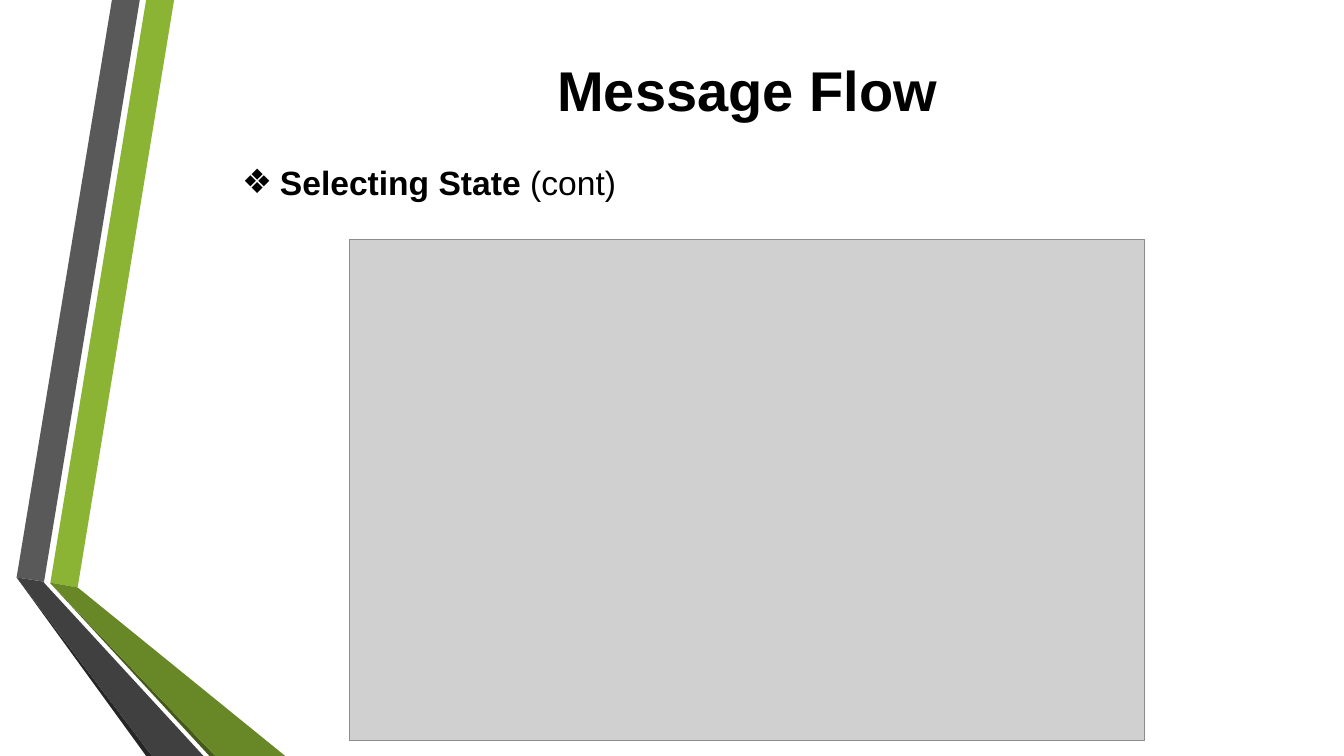
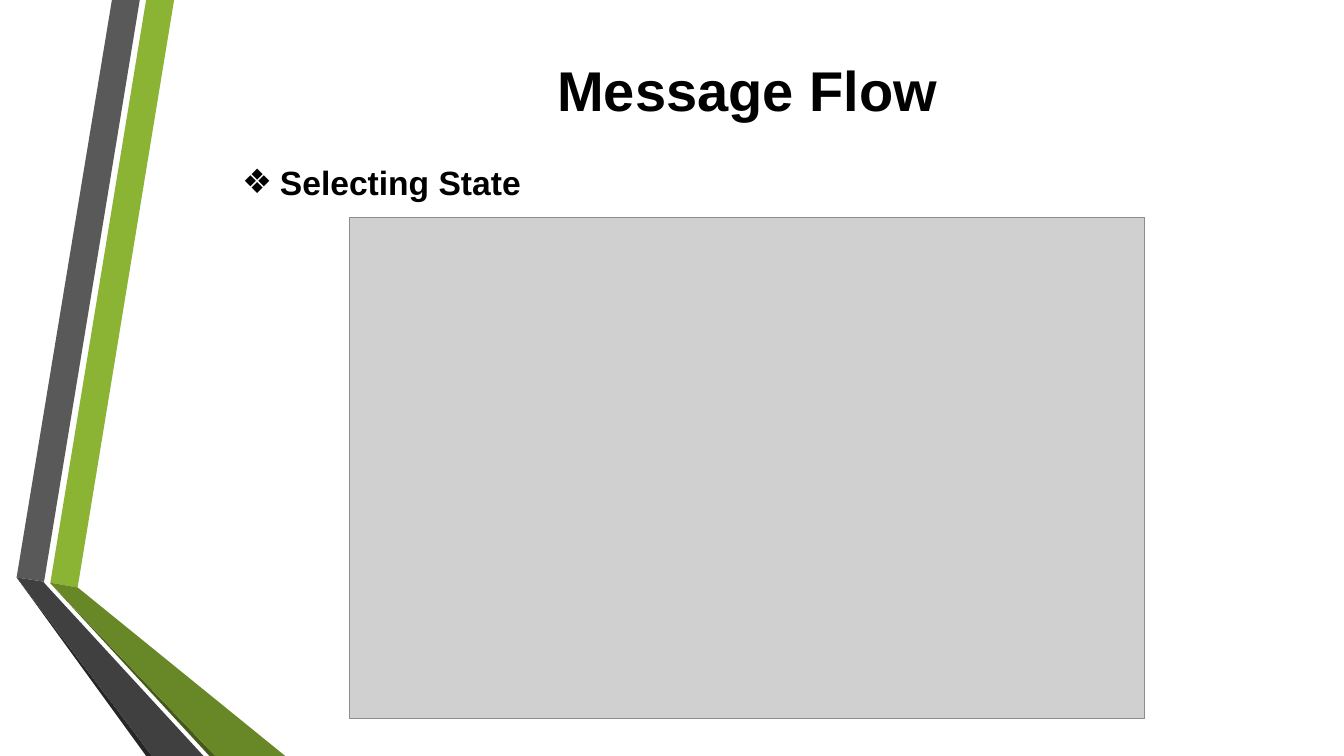
Before and after one commit to tiendatdk3493/Tai_Lieu, a slide deck: slide 16 of Dynamic Host Configuration Protocol (DHCP) Overview.pptx. Drawn at 1344x756 pixels with LibreOffice and Linux fonts; fonts in the diff are those of the drawing; grey boxes stand for pictures; background and template pictures are left out. Boxes give left, top, right and bottom in pixels: in the first picture for what was removed or moved away, otherwise in the second. Text is boxed around its words. In the diff, an @@ line names an element or a change of style, - is before the commit and + after.

```diff
--- a/Dynamic Host Configuration Protocol (DHCP) Overview.pptx
+++ b/Dynamic Host Configuration Protocol (DHCP) Overview.pptx
@@ text at <box>280,170,521,202</box>: text changed @@
-❖ Selecting State (cont)
+❖ Selecting State
@@ picture: place and size @@
-picture at <box>350,239,1145,741</box>
+picture at <box>350,217,1145,719</box>
```
Also in this commit, not shown: 9 other slides changed, 3 slides added, 9 slides removed, 1 other file.
